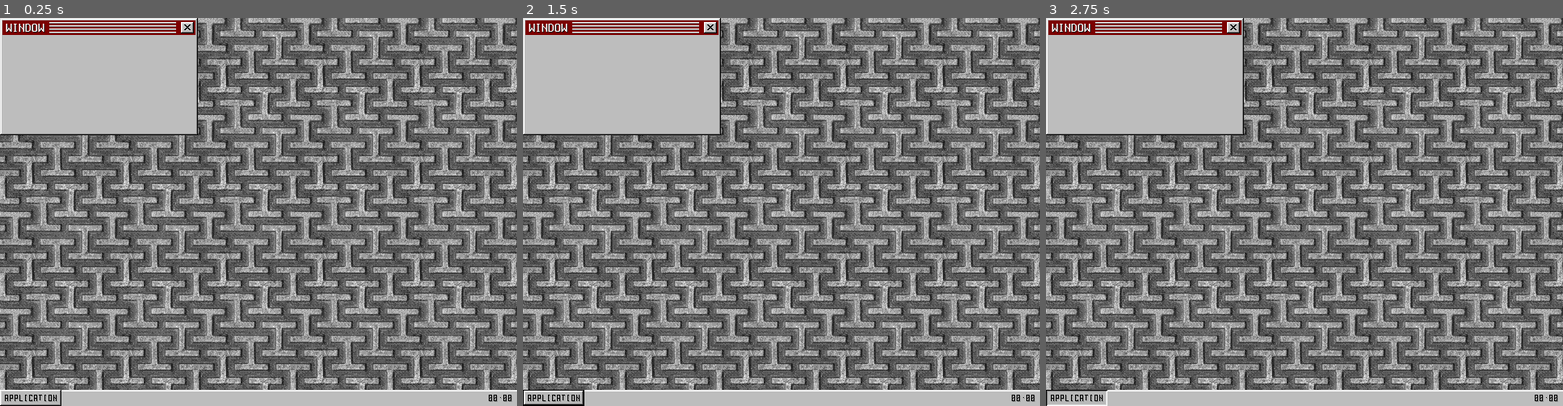
Above: before the commit, frames 1-3 (left to right).
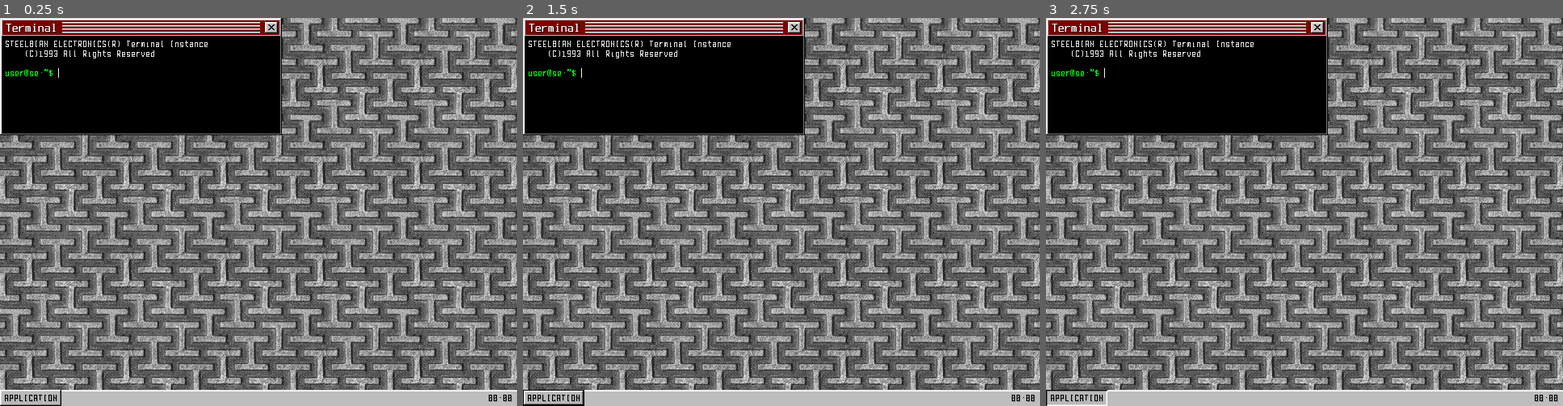
Above: after the commit, the same moments.

Repository: jeff-fantastic/steelbian-widget
Game: Godot game, scene res://main/main.tscn
The game is run twice, just before and just after one commit, with the same random seed, the same clock (stepped at 60 frames per second) and the same inputs. The project has no main scene, so this scene is started directly.
Inputs:
- Up to frame 1 (0.25 s): no input
- Up to frame 2 (1.5 s): click "APPLICATION" at 0.5 s; click "APPLICATION" at 1.25 s
- Up to frame 3 (2.75 s): click "APPLICATION" at 2 s

The runs differ from the first frame. In frame 1, 15% of the frame differs, in the area x 0-55%, y 0-31%; in frame 2, 15%; in frame 3, 15%.

Commit message:
window closing

Diff:
--- a/main/main.tscn
+++ b/main/main.tscn
@@ -1,6 +1,7 @@
-[gd_scene load_steps=6 format=3 uid="uid://cm35u14ks3x1o"]
+[gd_scene load_steps=7 format=3 uid="uid://cm35u14ks3x1o"]
 
 [ext_resource type="Theme" uid="uid://cscc6awgjeb1d" path="res://theme.tres" id="1_hj42y"]
+[ext_resource type="PackedScene" uid="uid://5tlio3jqq220" path="res://main/terminal.tscn" id="2_oi24k"]
 [ext_resource type="Texture2D" uid="uid://b7quoblr6rsca" path="res://main/theme/background.png" id="3_70jc8"]
 [ext_resource type="PackedScene" uid="uid://bydnux7x87sfx" path="res://main/scene/window.tscn" id="3_b56jo"]
 
@@ -74,8 +75,20 @@
 vertical_alignment = 1
 
 [node name="window" parent="desktop" instance=ExtResource("3_b56jo")]
+anchor_right = 0.545188
+anchor_bottom = 0.304583
 offset_right = 0.0799866
 offset_bottom = -0.200043
 grow_horizontal = 2
 grow_vertical = 2
+wm_name = "Terminal"
 metadata/_edit_use_anchors_ = true
+
+[node name="application" parent="desktop/window/sort/container/display" index="0"]
+size = Vector2i(345, 122)
+
+[node name="terminal" parent="desktop/window/sort/container/display/application" index="0" instance=ExtResource("2_oi24k")]
+
+[connection signal="close_requested" from="desktop/window/sort/titlebar" to="desktop/window" method="close_requested"]
+
+[editable path="desktop/window"]
--- a/main/scene/window.tscn
+++ b/main/scene/window.tscn
@@ -116,3 +116,4 @@
 
 [connection signal="close_requested" from="sort/titlebar" to="." method="close_requested"]
 [connection signal="gui_input" from="sort/titlebar" to="." method="_titlebar_dragged"]
+[connection signal="pressed" from="sort/titlebar/sort/window_close" to="." method="close_requested"]
--- /dev/null
+++ b/main/script/terminal.gd
@@ -0,0 +1,42 @@
+# terminal.gd
+class_name Terminal extends Panel
+
+'''
+Terminal simulator
+'''
+
+## Reference to scroller
+@onready var scroll := $margin/scroll
+## Reference to sorter
+@onready var sort := $margin/scroll/sort
+## Reference to user input
+@onready var input := $margin/scroll/sort/prompt/input
+## Reference to user prefix
+@onready var prefix := $margin/scroll/sort/prompt/user
+## Reference to relay
+@onready var relay := $margin/scroll/sort/relay
+
+# FUNCTION
+#-------------------------------------------------------------------------------
+
+func command_sent(string : String) -> void:
+	# Push current to relay
+	var new_string = "\n" + color_string(prefix.text, Color.GREEN) + string
+	relay.text += new_string
+
+	# Erase input
+	input.text = ""
+
+func command_handler(command : String, args : Array = []) -> void:
+	pass
+
+func color_string(string : String, color : Color) -> String:
+	return "[color=#" + color.to_html(false) + "]" + string + "[/color]"
+
+func sort_size_changed() -> void:
+	# If we're not ready, stop
+	if !is_node_ready():
+		await ready
+
+	# Set scroll
+	scroll.set_deferred("scroll_vertical", sort.size.y)
--- a/main/script/titlebar.gd
+++ b/main/script/titlebar.gd
@@ -20,3 +20,10 @@
 	# Get name from owner
 	var wm_window = owner as WM_Window
 	titlebar_name.text = wm_window.wm_name
+
+# FUNCTION
+#-------------------------------------------------------------------------------
+
+func close_button_pressed() -> void:
+	# Forward signal
+	close_requested.emit()
--- a/main/script/window.gd
+++ b/main/script/window.gd
@@ -8,15 +8,6 @@
 @export_category("WM_Window")
 ## The name of the window
 @export var wm_name : String = "WINDOW"
-
-## Whether or not window is following mouse
-var following_mouse : bool = false
-## The starting position of the window drag
-var drag_spos : Vector2 = Vector2.ZERO
-
-func _process(delta : float) -> void:
-	if following_mouse:
-		global_position = global_position + get_global_mouse_position() - drag_spos
 
 # FUNCTION
 #-------------------------------------------------------------------------------
--- a/main/terminal.tscn
+++ b/main/terminal.tscn
@@ -1,10 +1,11 @@
-[gd_scene load_steps=3 format=3 uid="uid://5tlio3jqq220"]
+[gd_scene load_steps=4 format=3 uid="uid://5tlio3jqq220"]
 
 [ext_resource type="Theme" uid="uid://cscc6awgjeb1d" path="res://theme.tres" id="1_pey2o"]
+[ext_resource type="Script" path="res://main/script/terminal.gd" id="2_ofce0"]
 
 [sub_resource type="LabelSettings" id="LabelSettings_kn5w7"]
 font_size = 12
-font_color = Color(0.87451, 0.87451, 0.87451, 1)
+font_color = Color(0, 1, 0, 1)
 
 [node name="terminal" type="Panel"]
 anchors_preset = 15
@@ -13,6 +14,7 @@
 grow_horizontal = 2
 grow_vertical = 2
 theme = ExtResource("1_pey2o")
+script = ExtResource("2_ofce0")
 metadata/_edit_use_anchors_ = true
 
 [node name="margin" type="MarginContainer" parent="."]
@@ -27,35 +29,42 @@
 theme_override_constants/margin_right = 4
 theme_override_constants/margin_bottom = 4
 
-[node name="sort" type="VBoxContainer" parent="margin"]
+[node name="scroll" type="ScrollContainer" parent="margin"]
+layout_mode = 2
+horizontal_scroll_mode = 0
+vertical_scroll_mode = 3
+
+[node name="sort" type="VBoxContainer" parent="margin/scroll"]
+layout_mode = 2
+size_flags_horizontal = 3
+theme_override_constants/separation = 0
+
+[node name="relay" type="RichTextLabel" parent="margin/scroll/sort"]
+texture_filter = 1
+layout_mode = 2
+size_flags_horizontal = 3
+theme = ExtResource("1_pey2o")
+theme_override_colors/default_color = Color(0.87451, 0.87451, 0.87451, 1)
+bbcode_enabled = true
+text = "STEELBIAN ELECTRONICS(R) Terminal Instance
+	(C)1993 All Rights Reserved
+ "
+fit_content = true
+scroll_active = false
+shortcut_keys_enabled = false
+
+[node name="prompt" type="HBoxContainer" parent="margin/scroll/sort"]
 layout_mode = 2
 theme_override_constants/separation = 0
 
-[node name="relay" type="TextEdit" parent="margin/sort"]
+[node name="user" type="Label" parent="margin/scroll/sort/prompt"]
 texture_filter = 1
 layout_mode = 2
 theme = ExtResource("1_pey2o")
-text = "STEELBIAN ELECTRONICS(R) Terminal Instance
-	(C)1993 All Rights Reserved"
-editable = false
-context_menu_enabled = false
-shortcut_keys_enabled = false
-virtual_keyboard_enabled = false
-wrap_mode = 1
-scroll_fit_content_height = true
-
-[node name="prompt" type="HBoxContainer" parent="margin/sort"]
-layout_mode = 2
-theme_override_constants/separation = 0
-
-[node name="user" type="Label" parent="margin/sort/prompt"]
-texture_filter = 1
-layout_mode = 2
-theme = ExtResource("1_pey2o")
-text = "user@se:~> "
+text = "user@se:~$ "
 label_settings = SubResource("LabelSettings_kn5w7")
 
-[node name="input" type="LineEdit" parent="margin/sort/prompt"]
+[node name="input" type="LineEdit" parent="margin/scroll/sort/prompt"]
 texture_filter = 1
 layout_mode = 2
 size_flags_horizontal = 3
@@ -67,3 +76,14 @@
 flat = true
 caret_blink = true
 caret_force_displayed = true
+
+[node name="ls" type="Node" parent="."]
+
+[node name="cd" type="Node" parent="."]
+
+[node name="exec" type="Node" parent="."]
+
+[node name="mkdir" type="Node" parent="."]
+
+[connection signal="resized" from="margin/scroll/sort" to="." method="sort_size_changed"]
+[connection signal="text_submitted" from="margin/scroll/sort/prompt/input" to="." method="command_sent"]
